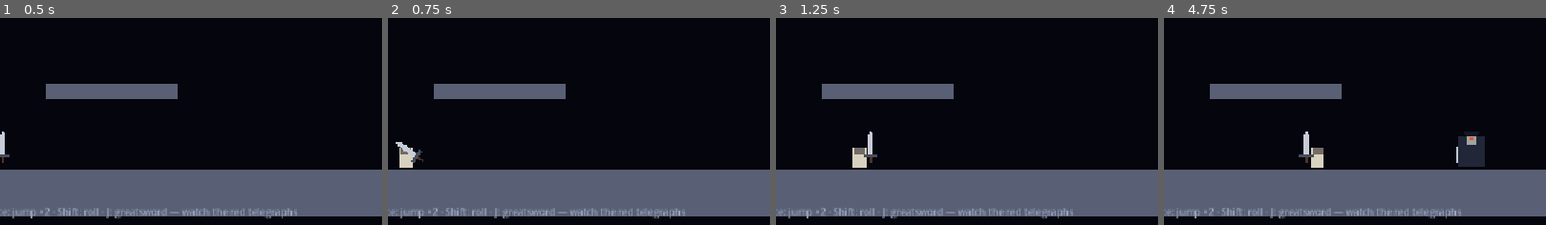
Above: before the commit, frames 1-4 (left to right).
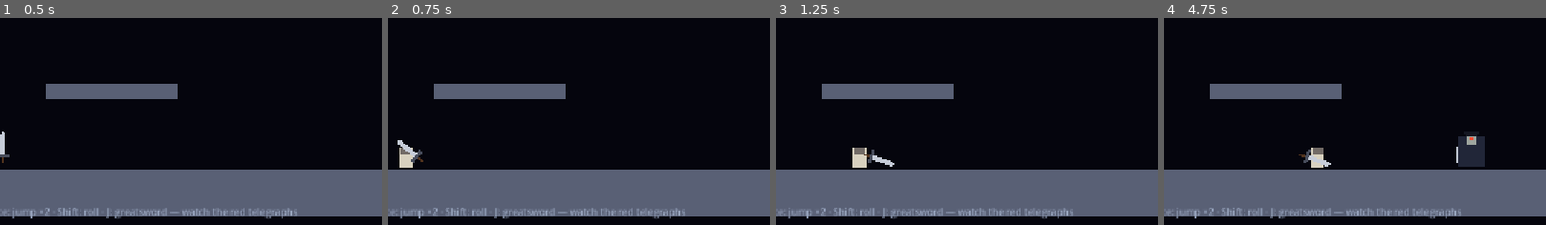
Above: after the commit, the same moments.

Repository: hugoborgplotnikov-boop/the-last-beacon
Game: Godot game, scene res://scenes/captain_arena.tscn
The game is run twice, just before and just after one commit, with the same random seed, the same clock (stepped at 60 frames per second) and the same inputs.
Inputs:
- Up to frame 1 (0.5 s): no input
- Up to frame 2 (0.75 s): hold D (move_right) from 0.53 s (still down); tap J (attack) at 0.6 s
- Up to frame 3 (1.25 s): keep holding D (move_right); tap Space (jump) at 0.77 s
- Up to frame 4 (4.75 s): tap J (attack) at 1.35, 2.3, 2.85, 3.6, 4.55 s; tap Space (jump) at 1.52, 3.02, 3.77, 4.52 s; release D (move_right) at 2.03 s; hold A (move_left) 2.03-2.78 s; tap Shift (roll) at 2.1, 4.35 s; hold D (move_right) 2.78-4.28 s; hold A (move_left) from 4.28 s (still down)
The pictures show only the part of the screen within x 13-63%, y 50-100%; the shares and areas given below are measured in that part.

Frame 1 is identical in both runs. In frame 2, less than 0.1% of the frame differs, in the area x 2-10%, y 58-70%; in frame 3, 0.3%; in frame 4, 0.4%, in the area x 35-44%, y 54-72%.

Commit message:
fix: greatsword swings OUTWARD + runtime hitbox reach actually applies
- swing direction bug: rotation was tilted toward the keeper when facing
  right; now a real chop animation — cock-back (-0.9) then a wide arc to
  +1.9 (constants; the node mirror flips it outward when facing left)
- hidden bug: start_attack overwrote the scene's (20,0) attack box with
  (16,2) every swing — the longer reach never applied at runtime
- hitbox is now a 40px slash zone from the keeper's center outward (was
  a small square) — longer reach, and a hugging grunt can't be missed
  (the combat contract regressed with the old box; suite caught it)
- tween killed on reset; suite 6/6 green

Diff:
--- a/dev/TheLastBeacon/scenes/player.tscn
+++ b/dev/TheLastBeacon/scenes/player.tscn
@@ -6,7 +6,7 @@
 size = Vector2(22, 34)
 
 [sub_resource type="RectangleShape2D" id="Rect_attack"]
-size = Vector2(32, 34)
+size = Vector2(40, 32)
 
 [sub_resource type="RectangleShape2D" id="Rect_hitzone"]
 size = Vector2(24, 36)
--- a/dev/TheLastBeacon/scripts/player.gd
+++ b/dev/TheLastBeacon/scripts/player.gd
@@ -32,6 +32,7 @@
 var dead := false
 var spawn_point := Vector2.ZERO
 var air_jumps_left := 1
+var swing_tween: Tween
 
 @onready var body: Polygon2D = $Body
 @onready var sword: Node2D = $Greatsword
@@ -112,9 +113,15 @@
 	stamina_changed.emit(stamina)
 	is_attacking = true
 	can_attack = false
-	attack_box.position = Vector2(16.0 * facing.x, 2.0)
+	attack_box.position = Vector2(20.0 * facing.x, 0.0)
 	attack_box.monitoring = true
-	sword.rotation = -0.95 * facing.x
+	# The greatsword chops: a quick cock-back, then a wide arc forward-down.
+	# The angles are constants — the node's mirror (scale.x = facing.x) flips
+	# the arc outward on both sides automatically.
+	sword.rotation = 0.0
+	swing_tween = create_tween()
+	swing_tween.tween_property(sword, "rotation", -0.9, 0.12).set_trans(Tween.TRANS_QUAD).set_ease(Tween.EASE_OUT)
+	swing_tween.tween_property(sword, "rotation", 1.9, 0.2).set_trans(Tween.TRANS_QUAD).set_ease(Tween.EASE_IN)
 	await get_tree().create_timer(attack_duration).timeout
 	attack_box.monitoring = false
 	is_attacking = false
@@ -177,6 +184,8 @@
 	body.scale = Vector2(facing.x, 1.0)
 	sword.position.x = 18.0 * facing.x
 	sword.scale.x = facing.x
+	if swing_tween and swing_tween.is_valid():
+		swing_tween.kill()
 	sword.rotation = 0.0
 	body.modulate = Color.WHITE
 	air_jumps_left = 1
